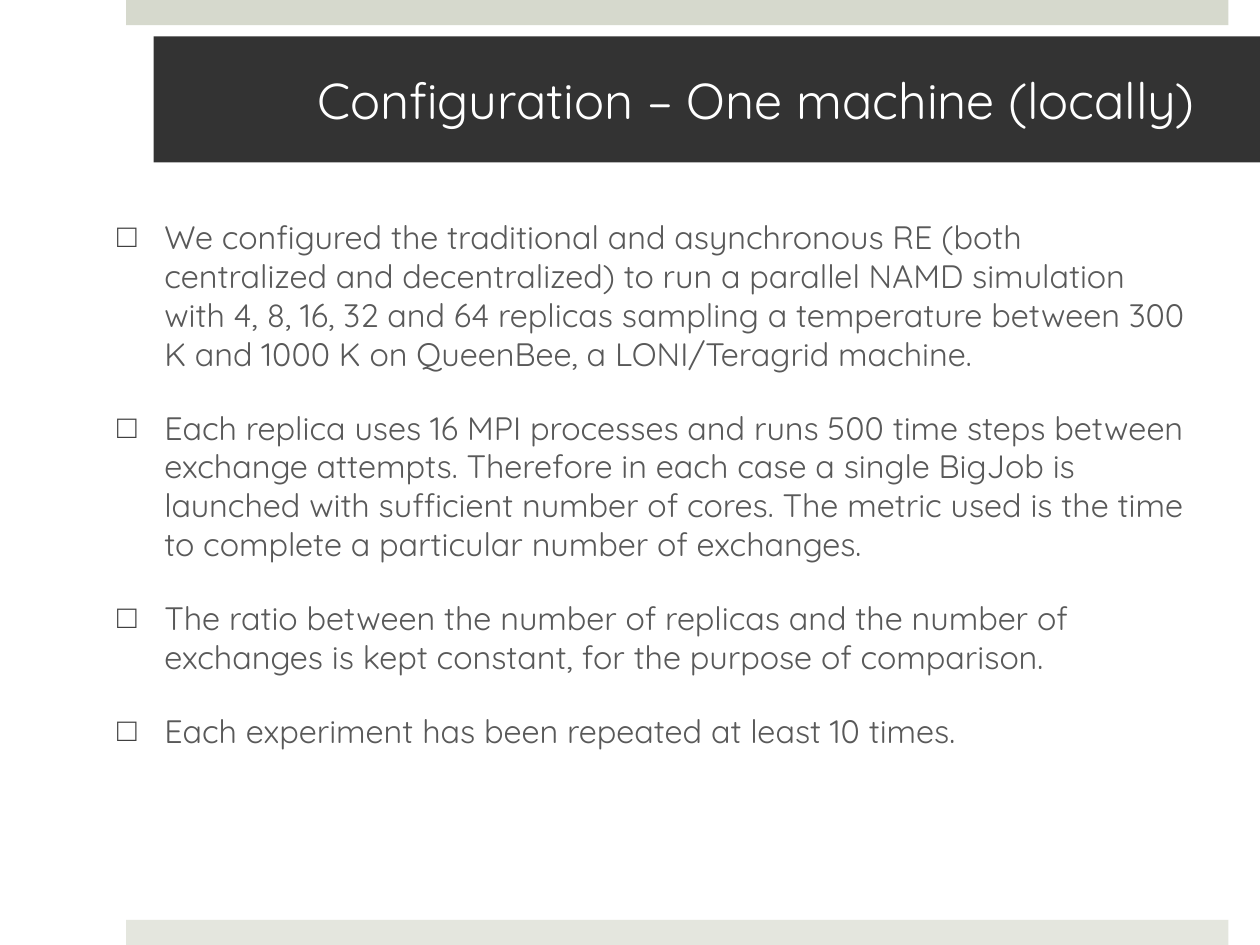
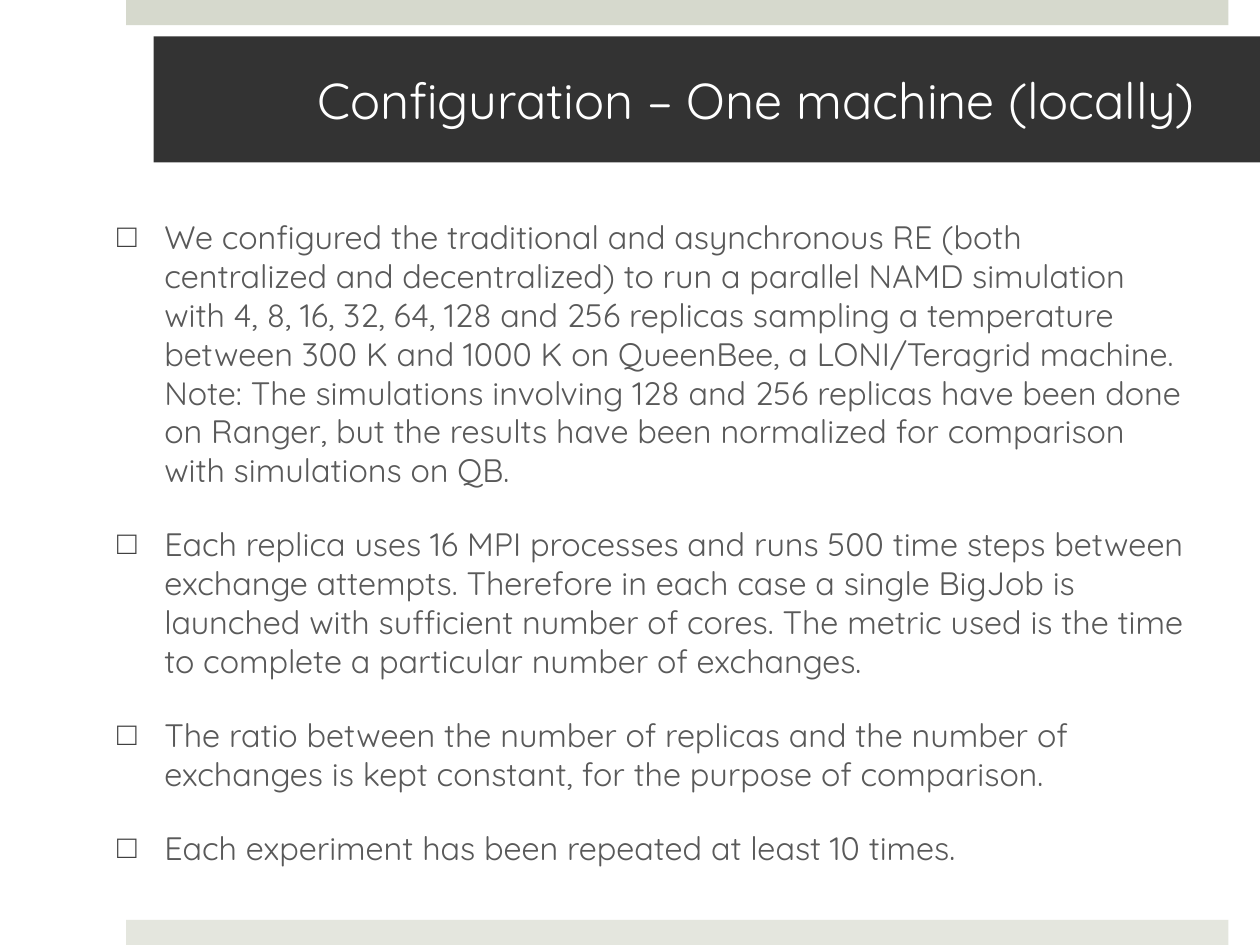
Before and after one commit to saga-project/saga-cpp-legacy-projects, a slide deck: slide 15 of papers/async-re/data/RE.pptx. Drawn at 1260x945 pixels with LibreOffice and Linux fonts; fonts in the diff are those of the drawing; background and template pictures are left out. Boxes give left, top, right and bottom in pixels: in the first picture for what was removed or moved away, otherwise in the second. Text is boxed around its words. In the diff, an @@ line names an element or a change of style, - is before the commit and + after.

```diff
--- a/papers/async-re/data/RE.pptx
+++ b/papers/async-re/data/RE.pptx
@@ text at bbox=[164, 225, 1181, 488]: text changed @@
-□ We configured the traditional and asynchronous RE (both centralized and decentralized) to run a parallel NAMD simulation with 4, 8, 16, 32 and 64 replicas sampling a temperature between 300 K and 1000 K on QueenBee, a LONI/Teragrid machine.
+□ We configured the traditional and asynchronous RE (both centralized and decentralized) to run a parallel NAMD simulation with 4, 8, 16, 32, 64, 128 and 256 replicas sampling a temperature between 300 K and 1000 K on QueenBee, a LONI/Teragrid machine. Note: The simulations involving 128 and 256 replicas have been done on Ranger, but the results have been normalized for comparison with simulations on QB.
```
Also in this commit, not shown: 5 other slides changed, 1 slide removed, 1 other file.
